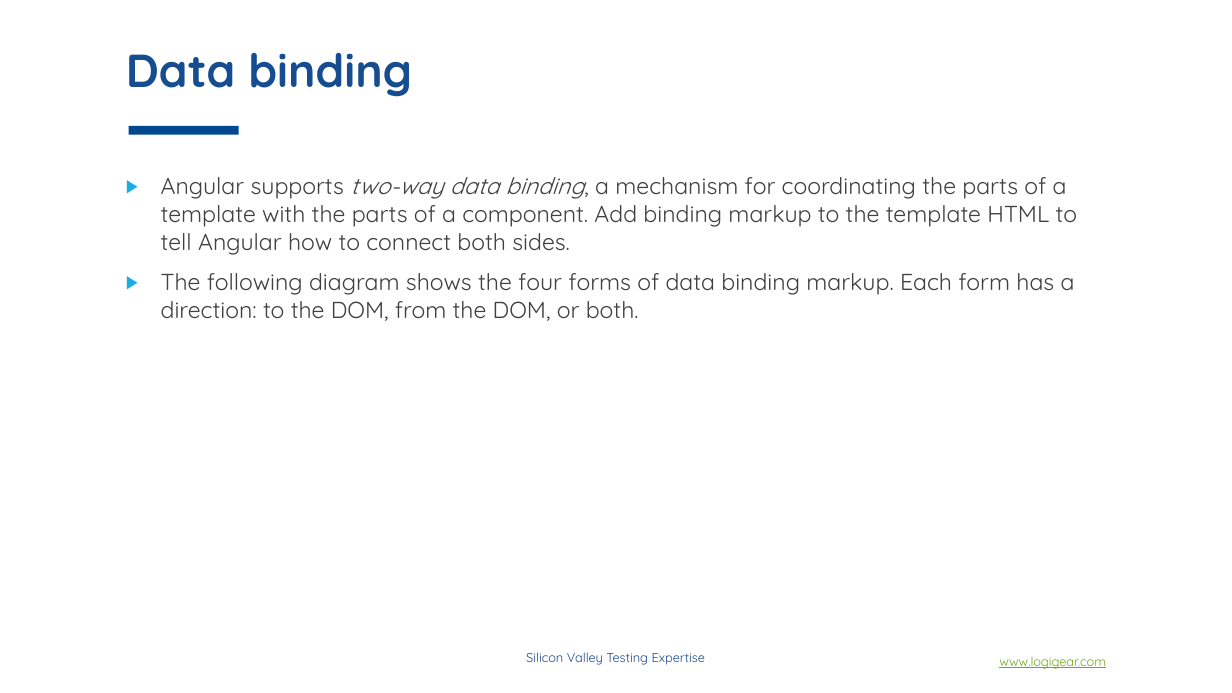
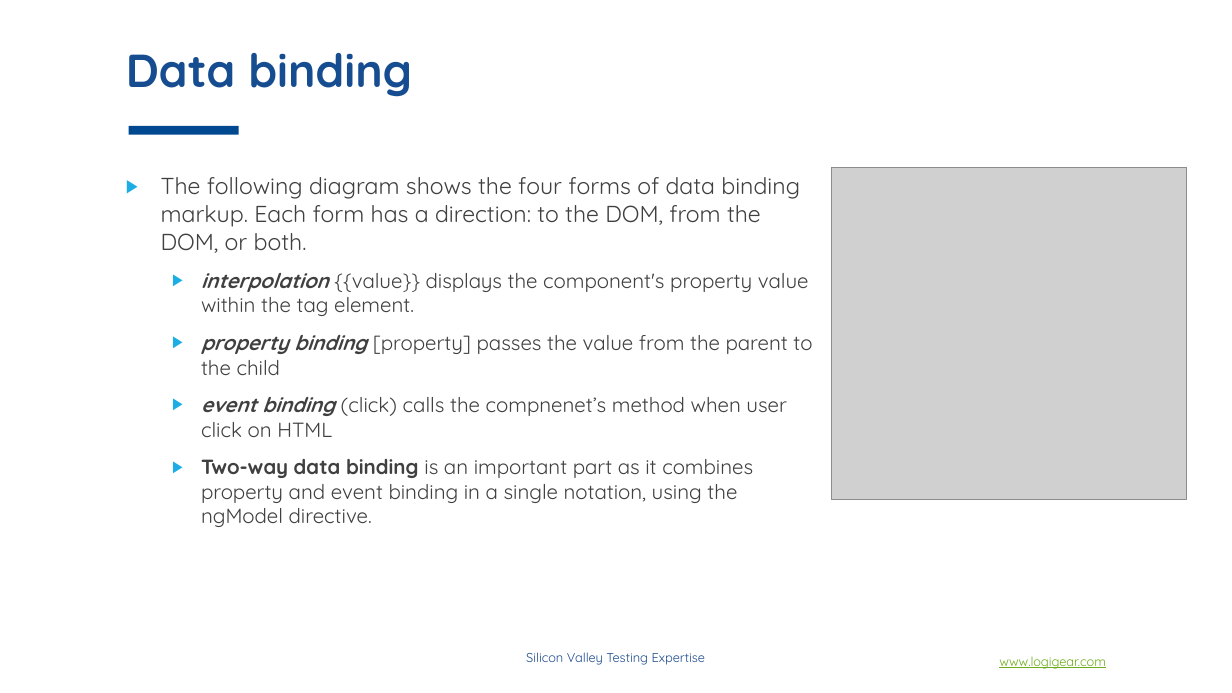
Before and after one commit to phongha1912/spring, a slide deck: slide 16 of Angular concepts.pptx (slide 14 before the commit). Drawn at 1232x693 pixels with LibreOffice and Linux fonts; fonts in the diff are those of the drawing; grey boxes stand for pictures; background and template pictures are left out. Boxes give left, top, right and bottom in pixels: in the first picture for what was removed or moved away, otherwise in the second. Text is boxed around its words. In the diff, an @@ line names an element or a change of style, - is before the commit and + after.

```diff
--- a/Angular concepts.pptx
+++ b/Angular concepts.pptx
@@ text at [161, 177, 1077, 255]: paragraph removed @@
-▶ Angular supports two-way data binding, a mechanism for coordinating the parts of a template with the parts of a component. Add binding markup to the template HTML to tell Angular how to connect both sides.
@@ picture added at [832, 167, 1188, 499] @@
@@ text at [201, 273, 812, 527]: paragraphs added @@
+  ▶ interpolation {{value}} displays the component's property value within the tag element.
+  ▶ property binding [property] passes the value from the parent to the child
+  ▶ event binding (click) calls the compnenet’s method when user click on HTML
+  ▶ Two-way data binding is an important part as it combines property and event binding in a single notation, using the ngModel directive.
```
Also in this commit, not shown: 6 other slides changed, 14 slides added, 1 slide removed.
